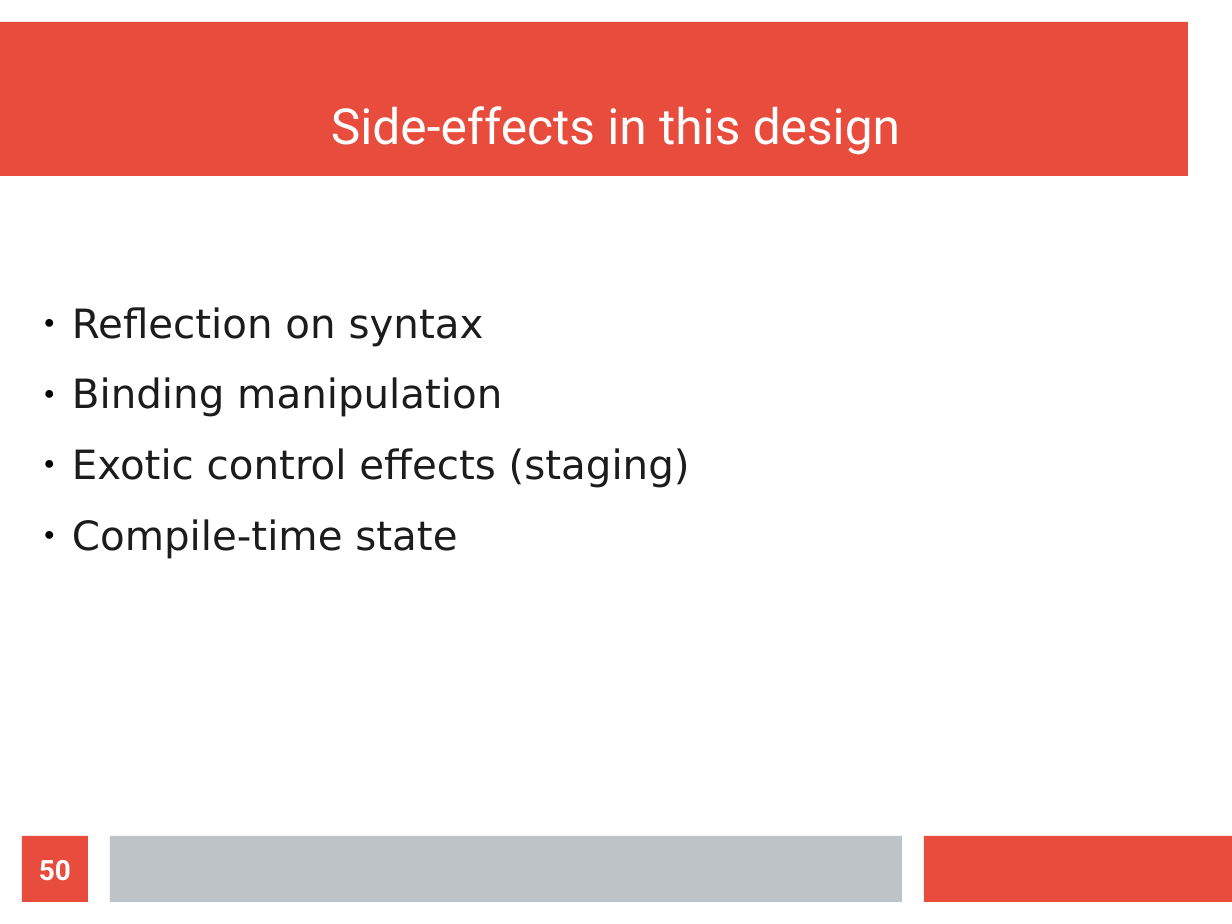
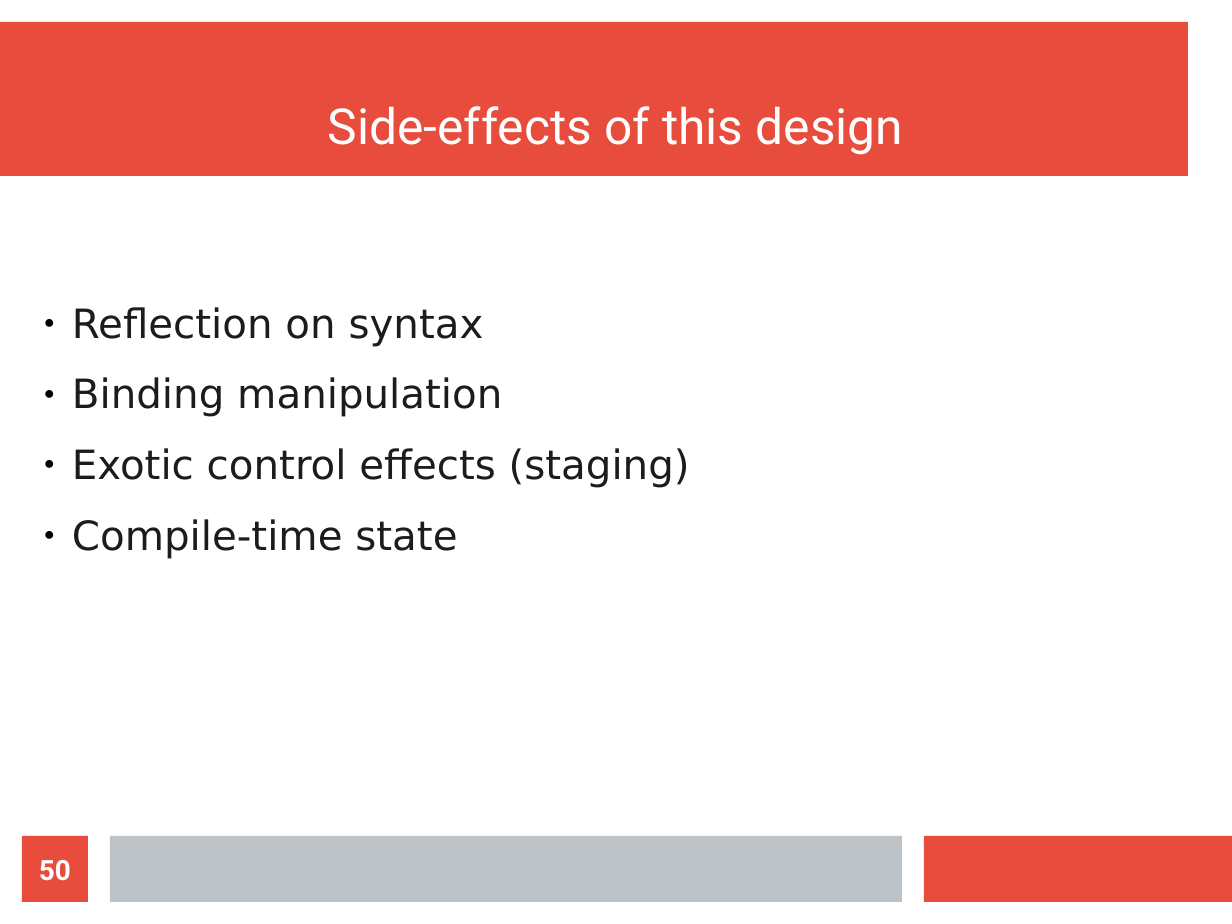
Before and after one commit to wilbowma/cur, a slide deck: slide 50 of hope-2016/slides.odp. Drawn at 1232x924 pixels with LibreOffice and Linux fonts; fonts in the diff are those of the drawing. Boxes give left, top, right and bottom in pixels: in the first picture for what was removed or moved away, otherwise in the second. Text is boxed around its words. In the diff, an @@ line names an element or a change of style, - is before the commit and + after.

Commit message:
Tweak to conclusion slide

```diff
--- a/hope-2016/slides.odp
+++ b/hope-2016/slides.odp
@@ title at (x1=328, y1=106, x2=903, y2=155): text changed @@
-Side-effects in this design
+Side-effects of this design
```
